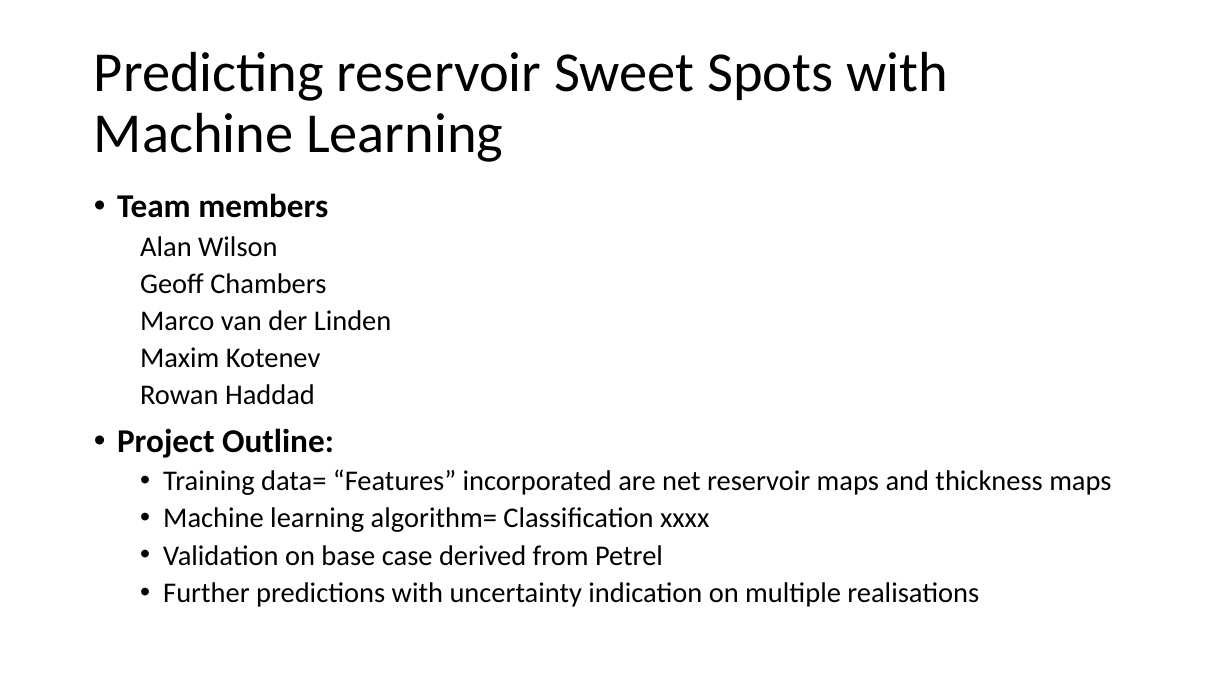
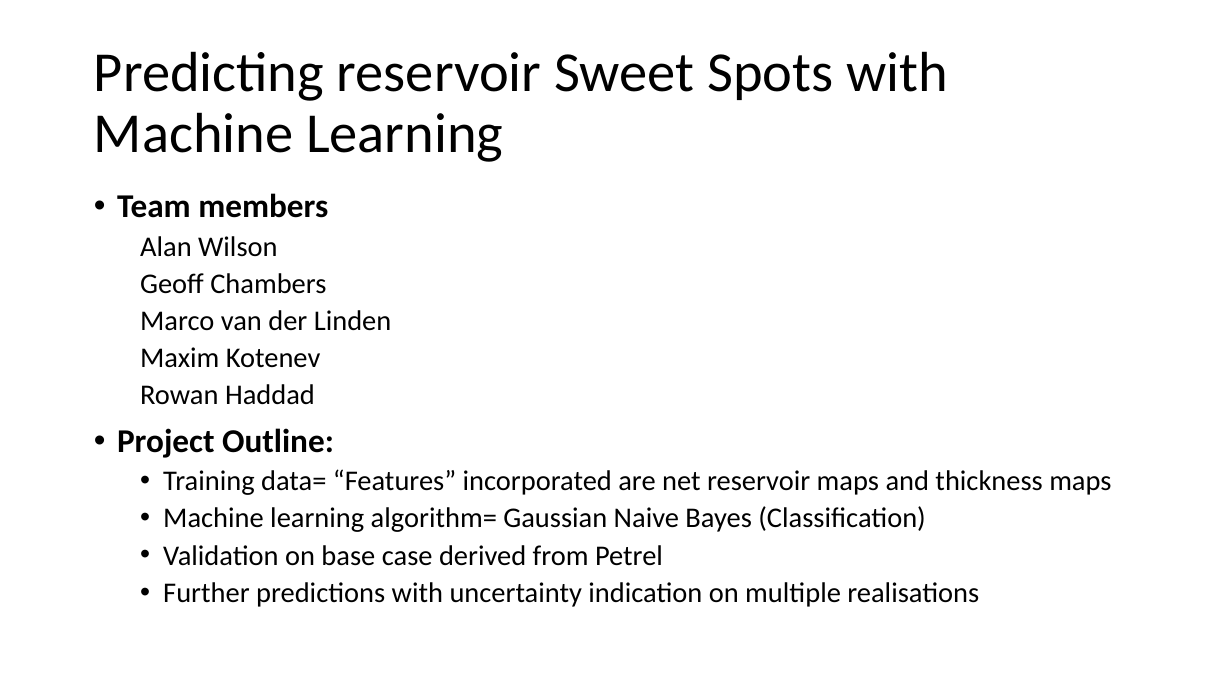
Before and after one commit to Nozziel/OGA2018_SweetSpotPrediction, a slide deck: slide 1 of Notebooks/Presentation1.pptx. Drawn at 1232x693 pixels with LibreOffice and Linux fonts; fonts in the diff are those of the drawing. Boxes give left, top, right and bottom in pixels: in the first picture for what was removed or moved away, otherwise in the second. Text is boxed around its words. In the diff, an @@ line names an element or a change of style, - is before the commit and + after.

Commit message:
added algorithm

```diff
--- a/Notebooks/Presentation1.pptx
+++ b/Notebooks/Presentation1.pptx
@@ text at (163,506,926,532): text changed @@
-  • Machine learning algorithm= Classification xxxx
+  • Machine learning algorithm= Gaussian Naive Bayes (Classification)
```
